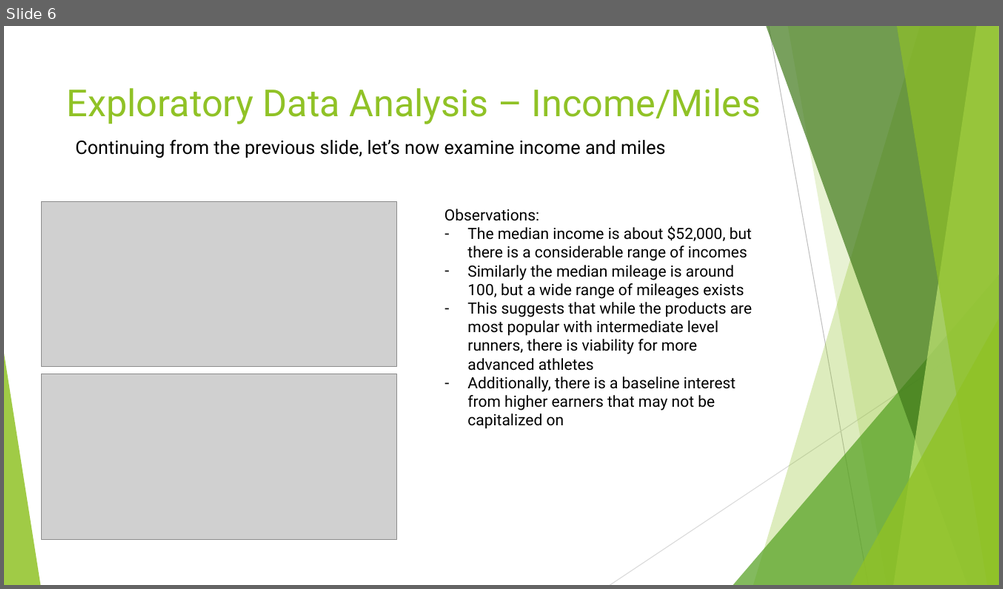
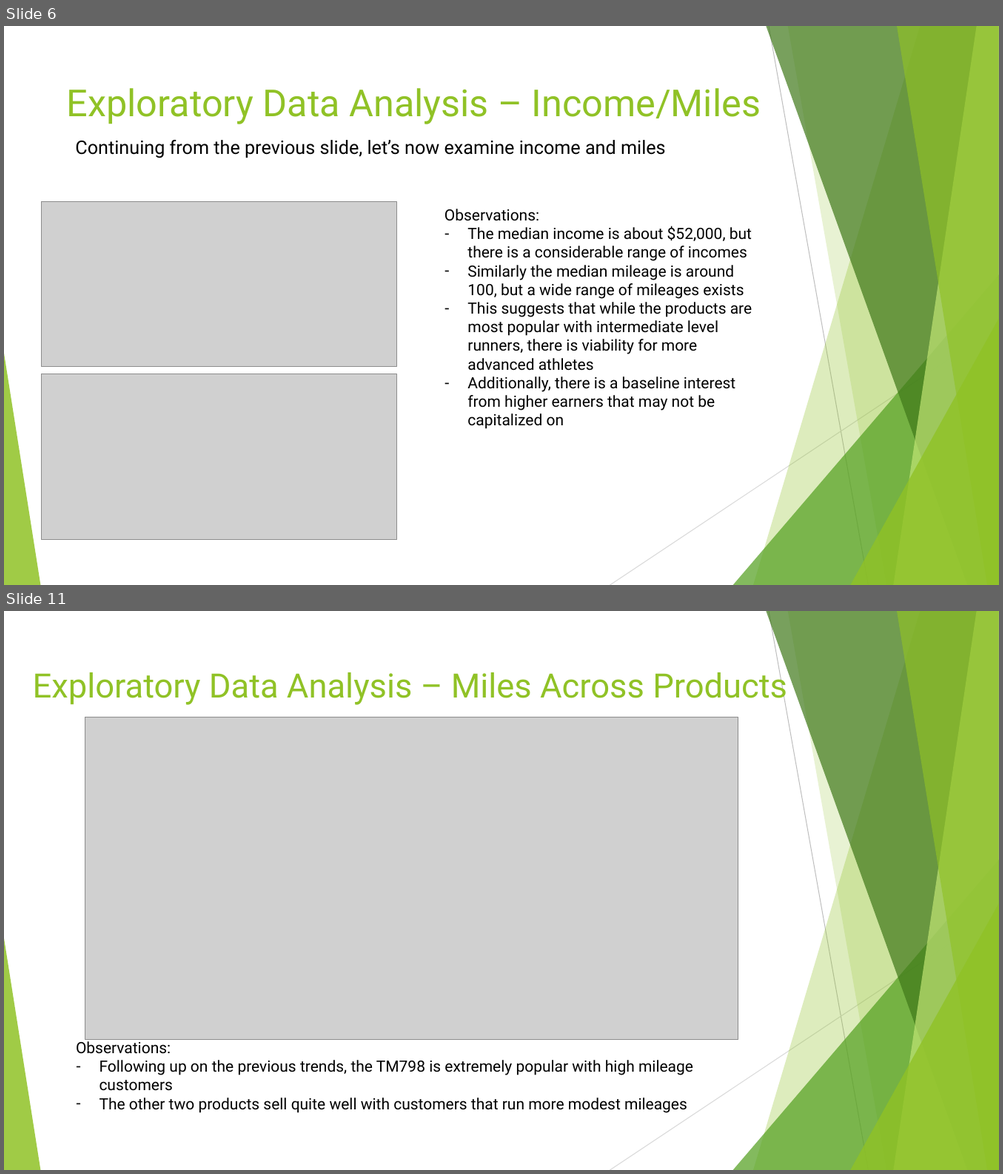
Before and after one commit to hanesi/DSBA-Cert-Course, a slide deck: Module 1/Project/CardioGoodFitnessProject.pptx. Shown one above the other, each under a label of ours: slide 6 before the commit, slides 6 and 11 after it; the slides between them are not shown. The pictures are 1003x589 and 1003x1174 pixels, drawn with LibreOffice and Linux fonts; fonts in the diff are those of the drawing; grey boxes stand for pictures. Boxes give left, top, right and bottom in pixels: in the first picture for what was removed or moved away, otherwise in the second. Text is boxed around its words. In the diff, an @@ line names an element or a change of style, - is before the commit and + after.

```diff
--- a/Module 1/Project/CardioGoodFitnessProject.pptx
+++ b/Module 1/Project/CardioGoodFitnessProject.pptx
@@ slide 11 added at (4, 611, 999, 1170), background #FFFFFF; not listed: 10 template elements that a slide beside it also shows @@
@@ title added at (33, 667, 787, 706), 32.4 pt, text #90C226 @@
+Exploratory Data Analysis – Miles Across Products
@@ picture added at (85, 717, 737, 1039) @@
@@ text added at (76, 1039, 693, 1113), 15 pt, text #000000 @@
+Observations:
+– Following up on the previous trends, the TM798 is extremely popular with high mileage customers
+– The other two products sell quite well with customers that run more modest mileages
```
Also in this commit, not shown: 1 slide changed, 7 other slides added.
